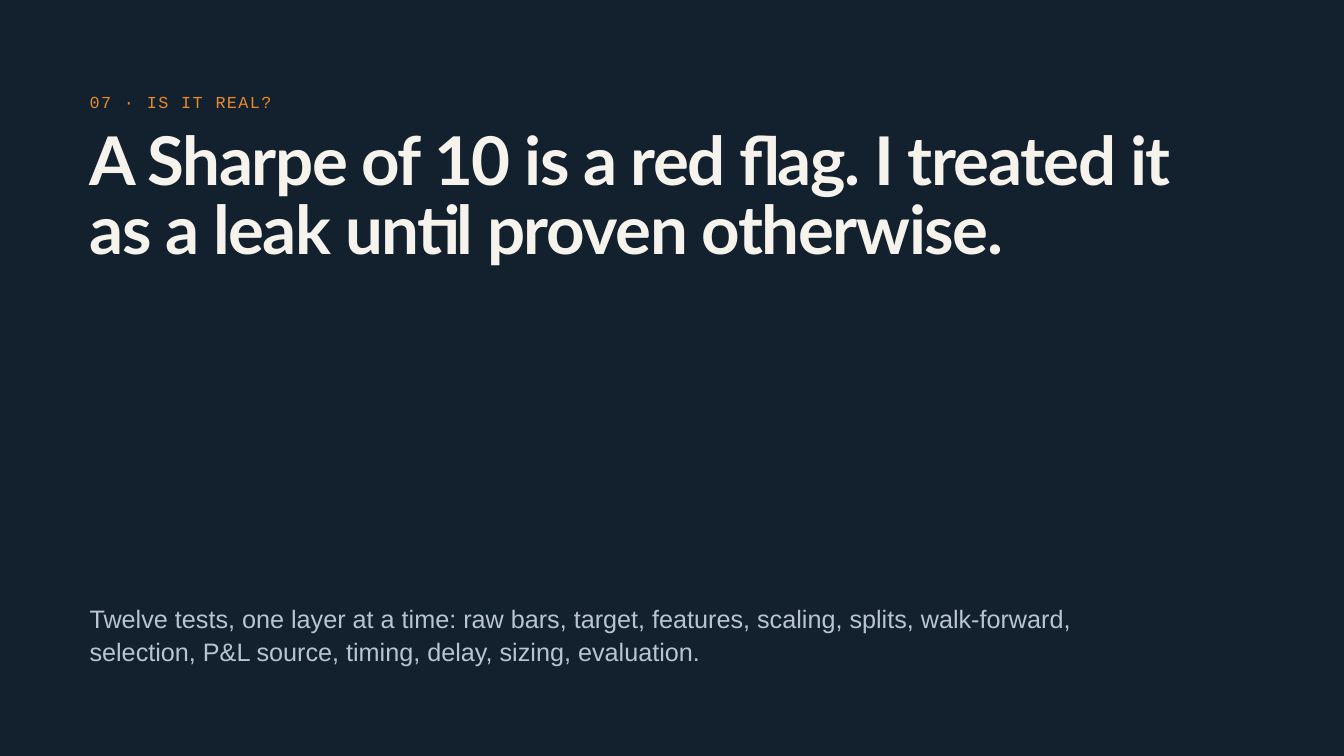
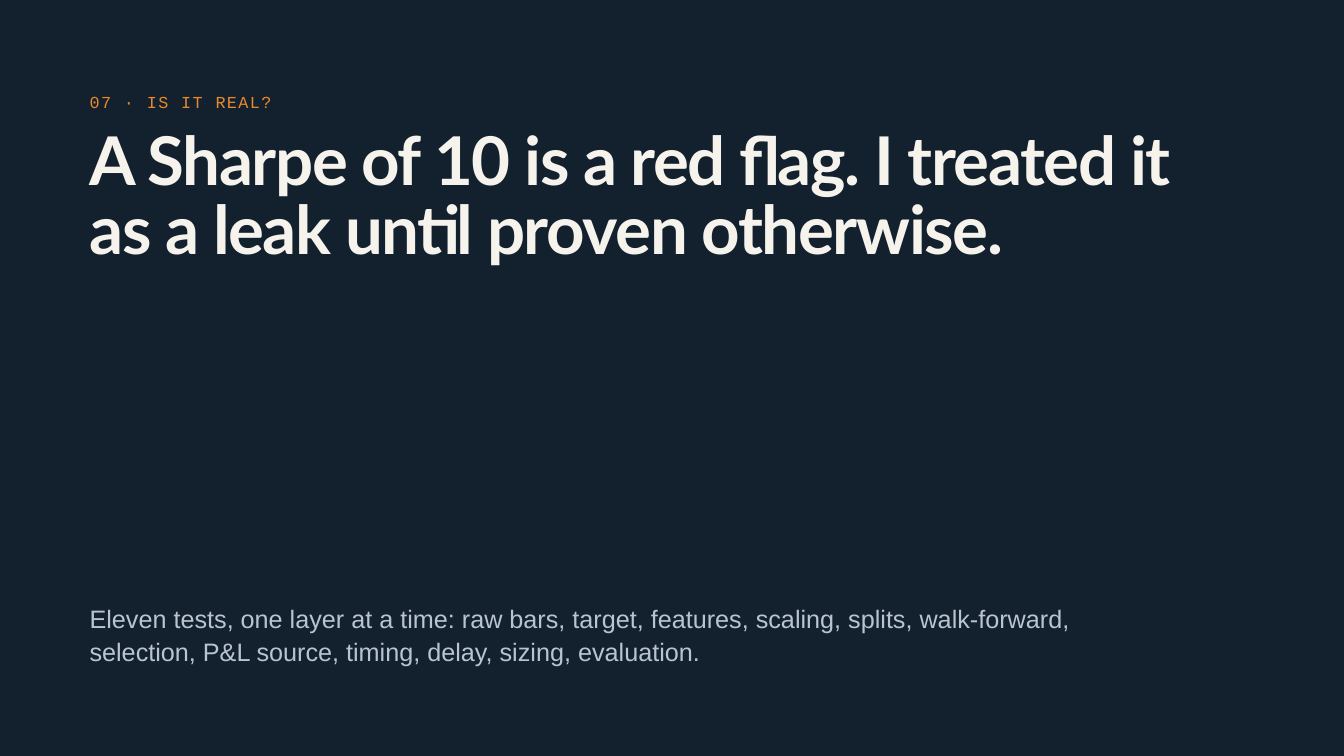
Before and after one commit to qauzal/btc-kline-research, a slide deck: slide 9 of docs/BTC USDT Strategy Research.pptx. Drawn at 1344x756 pixels with LibreOffice and Linux fonts; fonts in the diff are those of the drawing. Boxes give left, top, right and bottom in pixels: in the first picture for what was removed or moved away, otherwise in the second. Text is boxed around its words. In the diff, an @@ line names an element or a change of style, - is before the commit and + after.

Commit message:
Update strategy deck: leakage test count

```diff
--- a/docs/BTC USDT Strategy Research.pptx
+++ b/docs/BTC USDT Strategy Research.pptx
@@ text at [90,609,1070,666]: text changed @@
-Twelve tests, one layer at a time: raw bars, target, features, scaling, splits, walk-forward, selection, P&L source, timing, delay, sizing, evaluation.
+Eleven tests, one layer at a time: raw bars, target, features, scaling, splits, walk-forward, selection, P&L source, timing, delay, sizing, evaluation.
```
